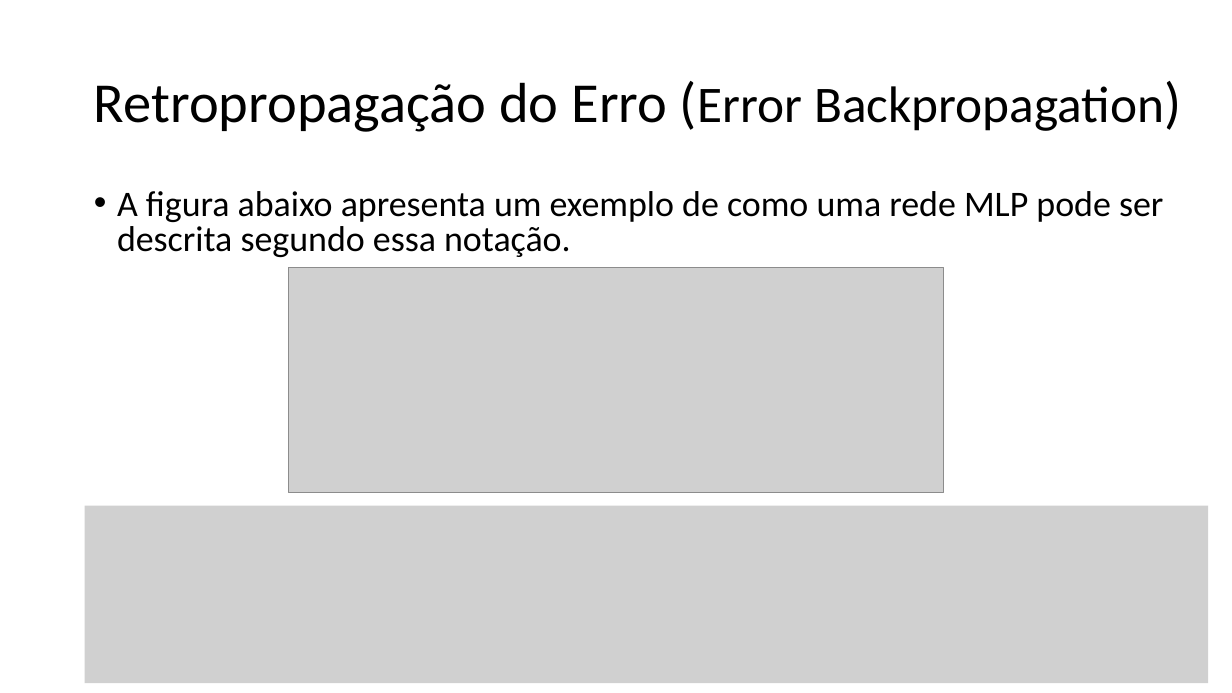
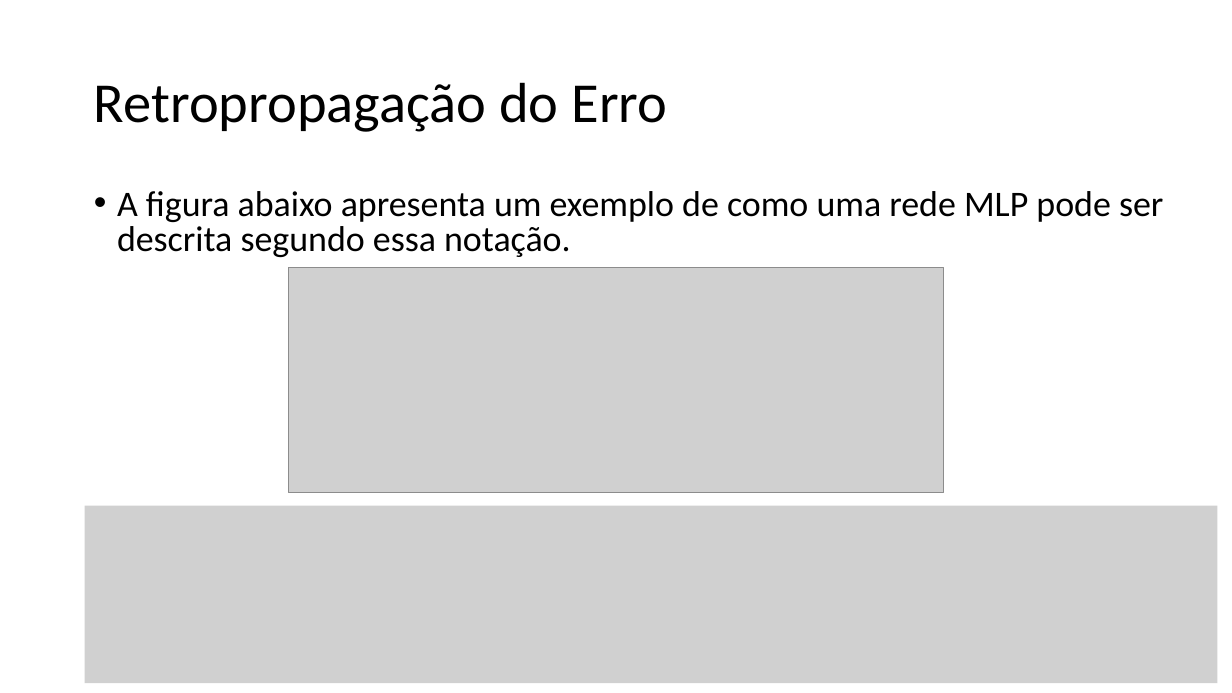
Before and after one commit to zz4fap/t320_aprendizado_de_maquina, a slide deck: slide 13 of slides/T320_Redes_Neurais_Artificiais (Parte III).pptx (slide 11 before the commit). Drawn at 1232x693 pixels with LibreOffice and Linux fonts; fonts in the diff are those of the drawing; grey boxes stand for pictures. Boxes give left, top, right and bottom in pixels: in the first picture for what was removed or moved away, otherwise in the second. Text is boxed around its words. In the diff, an @@ line names an element or a change of style, - is before the commit and + after.

```diff
--- a/slides/T320_Redes_Neurais_Artificiais (Parte III).pptx
+++ b/slides/T320_Redes_Neurais_Artificiais (Parte III).pptx
@@ title at (94,82,667,132): text changed @@
-Retropropagação do Erro (Error Backpropagation)
+Retropropagação do Erro
@@ picture: place and size @@
-picture at (85,506,1209,683)
+picture at (85,506,1218,683)
```
Also in this commit, not shown: 8 other slides changed, 8 slides added, 1 slide removed.
